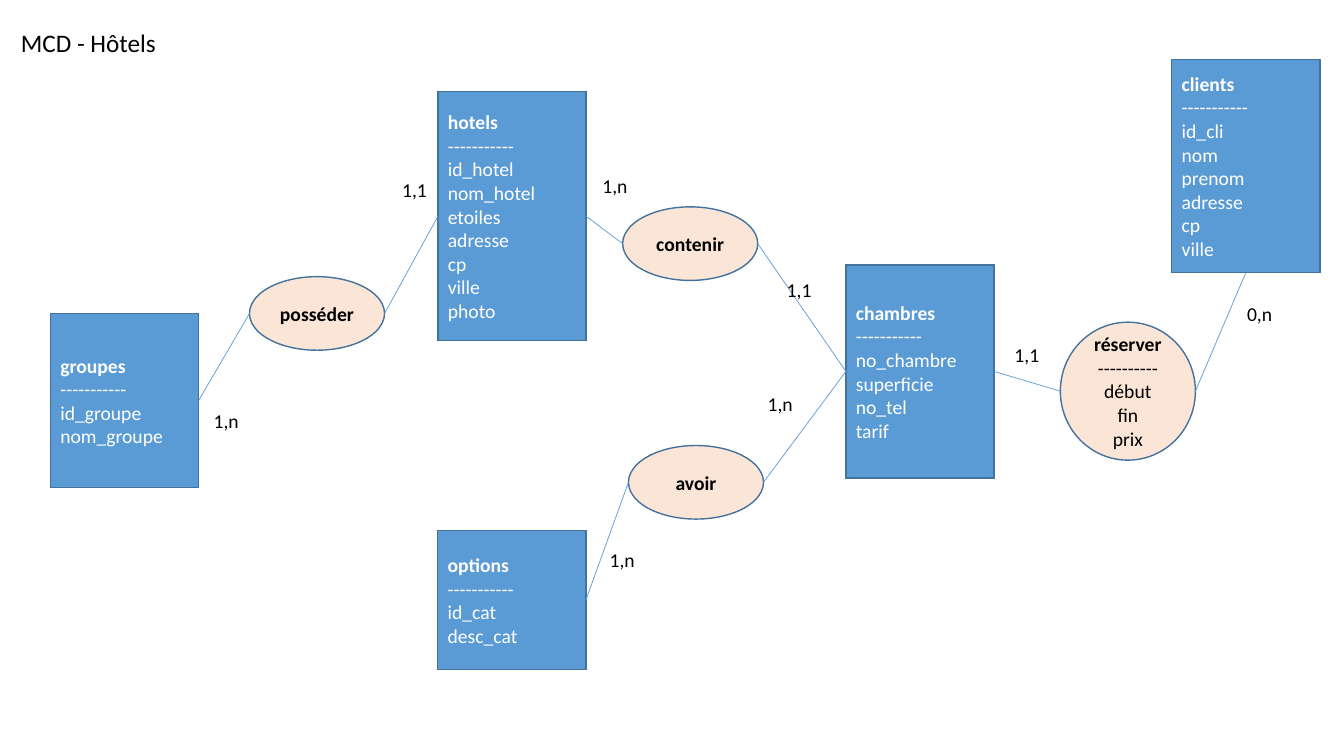
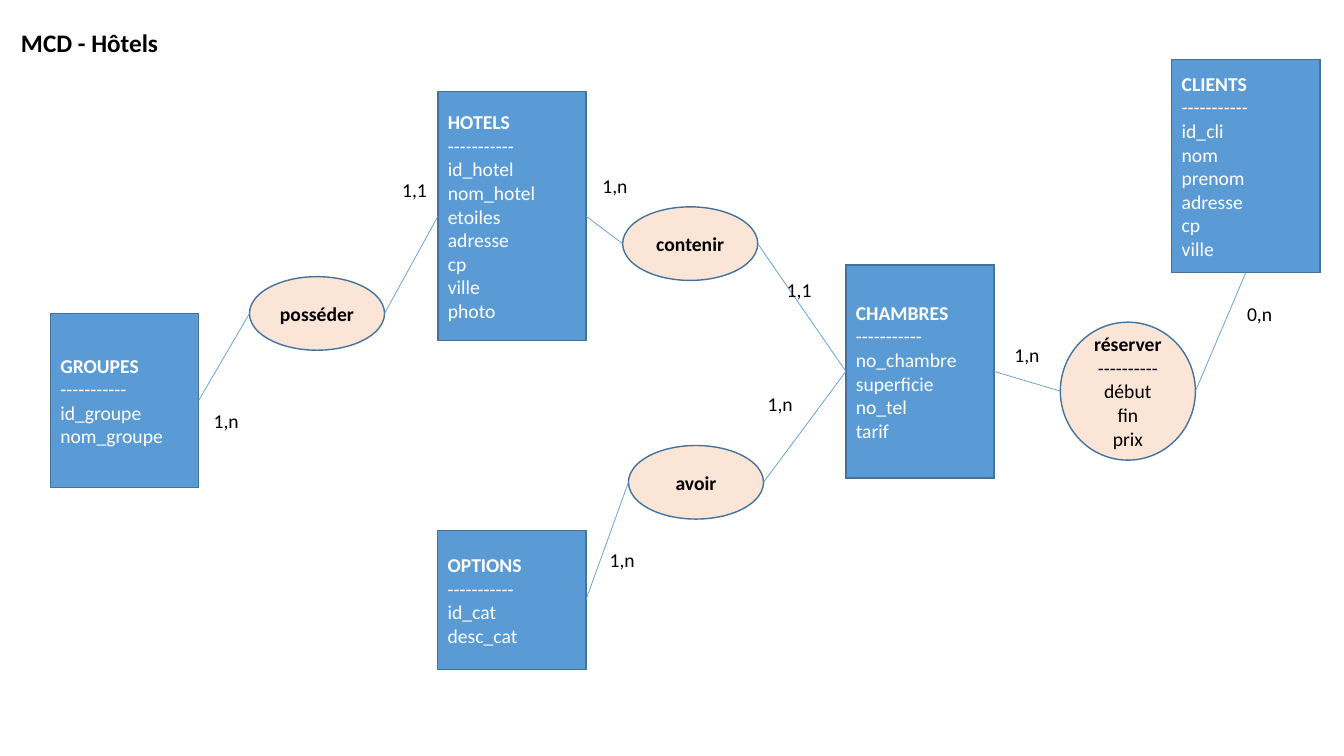
Before and after one commit to diocles-coder/greta91-dwwm-arp-2021, a slide deck: slide 1 of cp5/hotels-mcd.pptx. Drawn at 1344x756 pixels with LibreOffice and Linux fonts; fonts in the diff are those of the drawing. Boxes give left, top, right and bottom in pixels: in the first picture for what was removed or moved away, otherwise in the second. Text is boxed around its words. In the diff, an @@ line names an element or a change of style, - is before the commit and + after.

```diff
--- a/cp5/hotels-mcd.pptx
+++ b/cp5/hotels-mcd.pptx
@@ text "MCD - Hôtels" at (x1=21, y1=34, x2=158, y2=53): bold on @@
@@ text in rectangle at (x1=1182, y1=78, x2=1247, y2=91): text changed @@
-clients
+CLIENTS
@@ text in rectangle at (x1=448, y1=116, x2=510, y2=129): text changed @@
-hotels
+HOTELS
@@ text in rectangle at (x1=856, y1=307, x2=948, y2=320): text changed @@
-chambres
+CHAMBRES
@@ text at (x1=1014, y1=349, x2=1039, y2=365): text changed @@
-1,1
+1,n
@@ text in rectangle at (x1=60, y1=360, x2=139, y2=373): text changed @@
-groupes
+GROUPES
@@ text in rectangle at (x1=448, y1=559, x2=522, y2=572): text changed @@
-options
+OPTIONS
```
Also in this commit, not shown: 16 other files.
